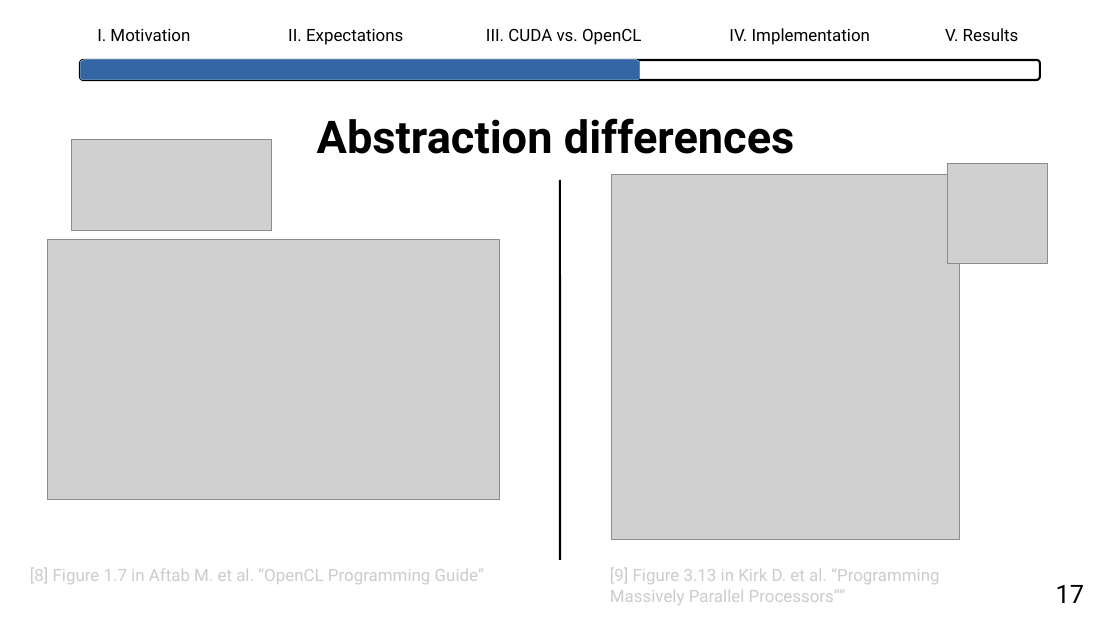
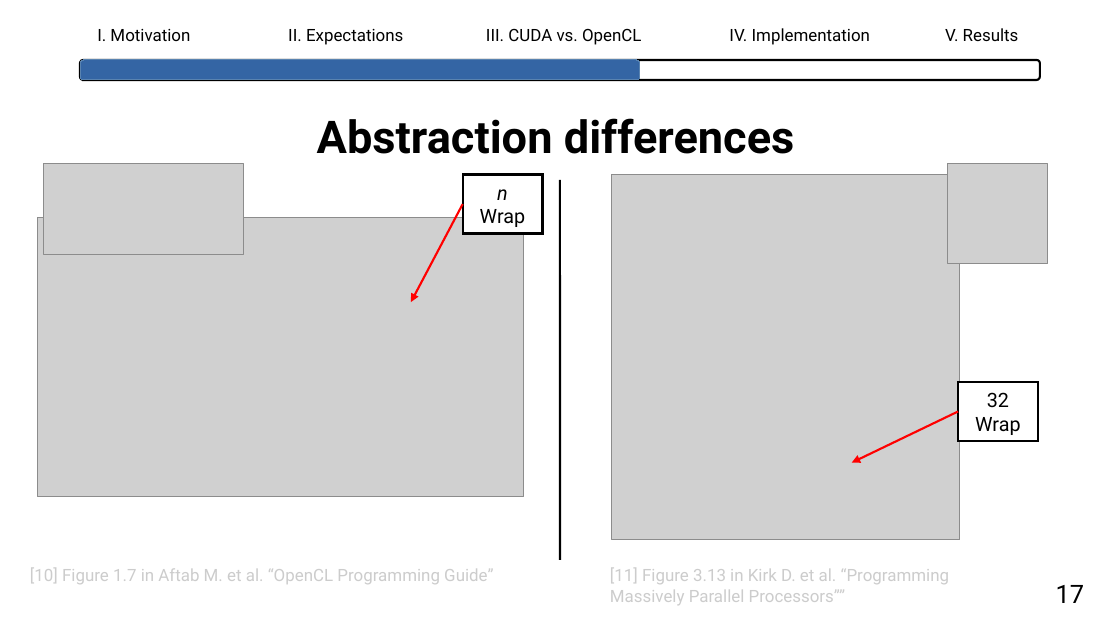
Before and after one commit to lhahner/opti-perf, a slide deck: slide 19 of docs/presentation/final-presentation.odp. Drawn at 1120x630 pixels with LibreOffice and Linux fonts; fonts in the diff are those of the drawing; grey boxes stand for pictures. Boxes give left, top, right and bottom in pixels: in the first picture for what was removed or moved away, otherwise in the second. Text is boxed around its words. In the diff, an @@ line names an element or a change of style, - is before the commit and + after.

```diff
--- a/docs/presentation/final-presentation.odp
+++ b/docs/presentation/final-presentation.odp
@@ picture: place and size @@
-picture at [72, 140, 272, 231]
+picture at [44, 164, 244, 254]
@@ freeform shape added at [462, 175, 543, 234], fill #FFFFFF, outline #000000 1.5 pt, 14 pt, text #000000 @@
+n Wrap
@@ arrow added from (462, 204) to (411, 302), #FF0000 1.5 pt @@
@@ picture: place and size @@
-picture at [48, 240, 500, 500]
+picture at [38, 217, 524, 497]
@@ freeform shape added at [958, 382, 1039, 441], fill #FFFFFF, outline #000000 1.5 pt, 14 pt, text #000000 @@
+32 Wrap
@@ arrow added from (958, 412) to (852, 462), #FF0000 1.5 pt @@
@@ text at [30, 568, 493, 584]: text changed @@
-[8] Figure 1.7 in Aftab M. et al. “OpenCL Programming Guide”
+[10] Figure 1.7 in Aftab M. et al. “OpenCL Programming Guide”
@@ text at [610, 568, 950, 605]: text changed @@
-[9] Figure 3.13 in Kirk D. et al. “Programming Massively Parallel Processors””
+[11] Figure 3.13 in Kirk D. et al. “Programming Massively Parallel Processors””
```
Also in this commit, not shown: 29 other slides changed, 6 slides removed, 1 other file.
